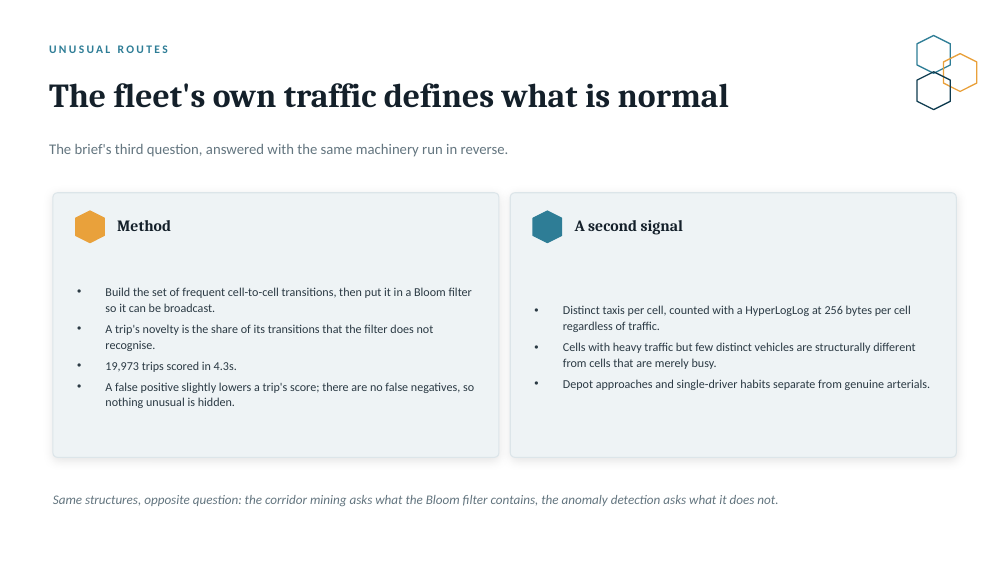
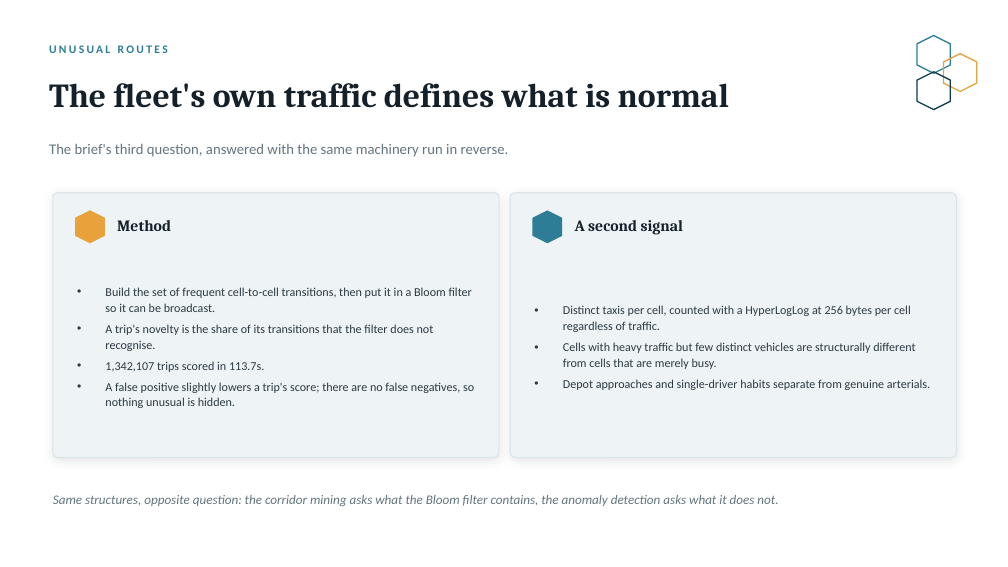
Before and after one commit to Omri5790/porto-taxi-project, a slide deck: slide 13 of output/stage3_methods_comparison.pptx. Drawn at 1008x567 pixels with LibreOffice and Linux fonts; fonts in the diff are those of the drawing. Boxes give left, top, right and bottom in pixels: in the first picture for what was removed or moved away, otherwise in the second. Text is boxed around its words. In the diff, an @@ line names an element or a change of style, - is before the commit and + after.

```diff
--- a/output/stage3_methods_comparison.pptx
+++ b/output/stage3_methods_comparison.pptx
@@ text at <box>105,361,264,372</box>: text changed @@
-• 19,973 trips scored in 4.3s.
+• 1,342,107 trips scored in 113.7s.
```
Also in this commit, not shown: 12 other slides changed, 8 other files.
